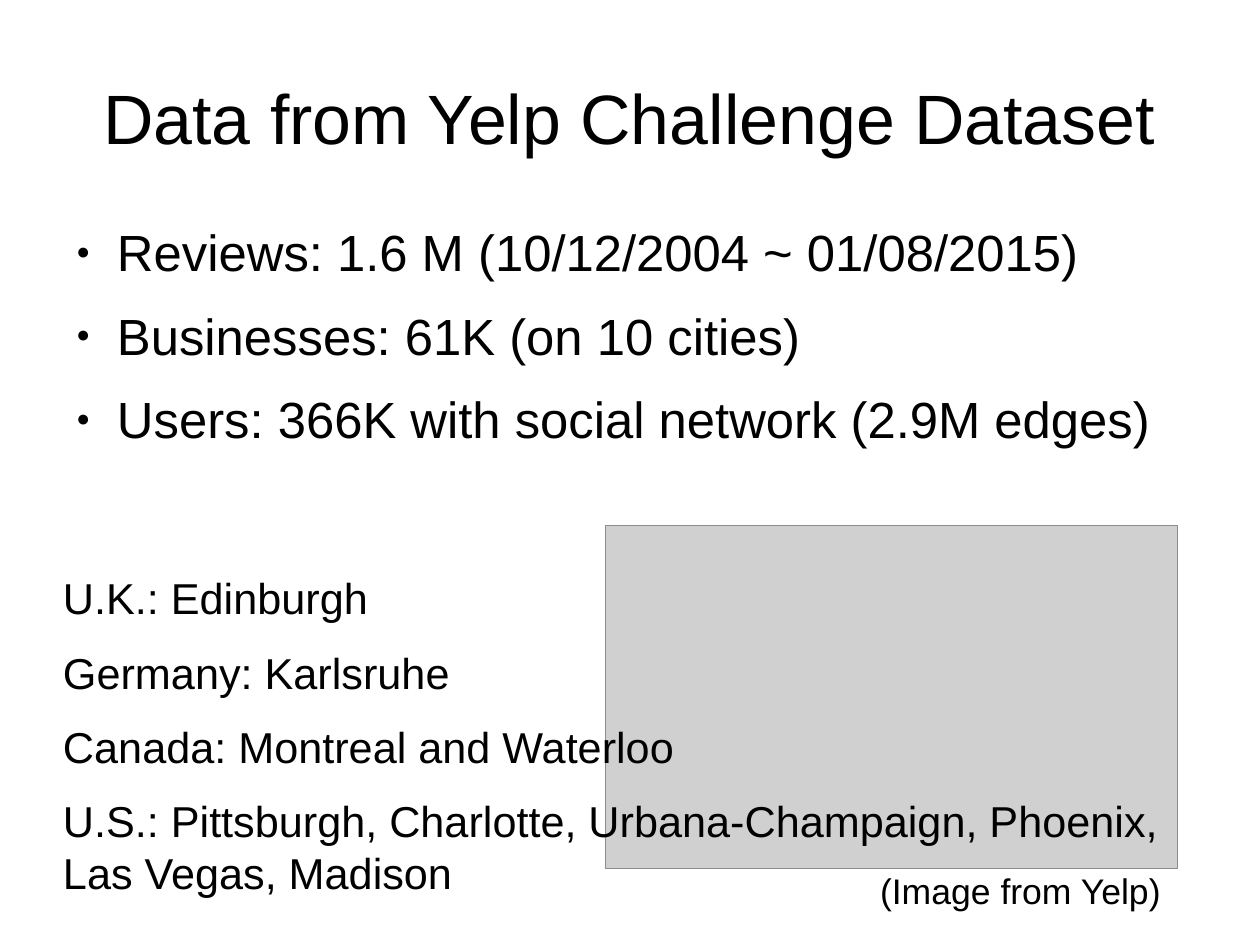
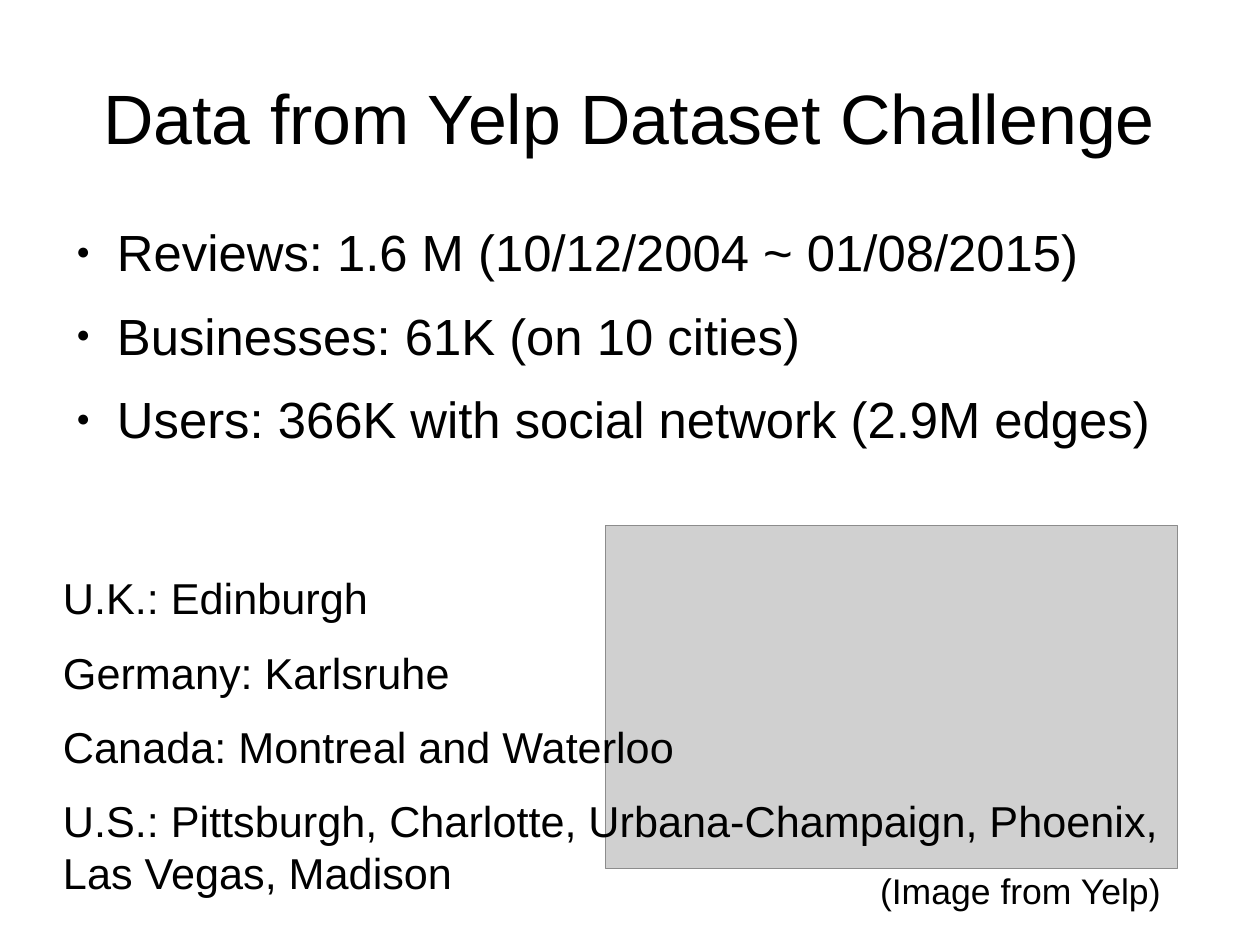
Before and after one commit to suhanree/network-recommender, a slide deck: slide 3 of network_recommender.odp. Drawn at 1260x945 pixels with LibreOffice and Linux fonts; fonts in the diff are those of the drawing; grey boxes stand for pictures. Boxes give left, top, right and bottom in pixels: in the first picture for what was removed or moved away, otherwise in the second. Text is boxed around its words. In the diff, an @@ line names an element or a change of style, - is before the commit and + after.

```diff
--- a/network_recommender.odp
+++ b/network_recommender.odp
@@ title at (103, 93, 1154, 157): text changed @@
-Data from Yelp Challenge Dataset
+Data from Yelp Dataset Challenge
```
Also in this commit, not shown: 2 other slides changed, 4 other files.
